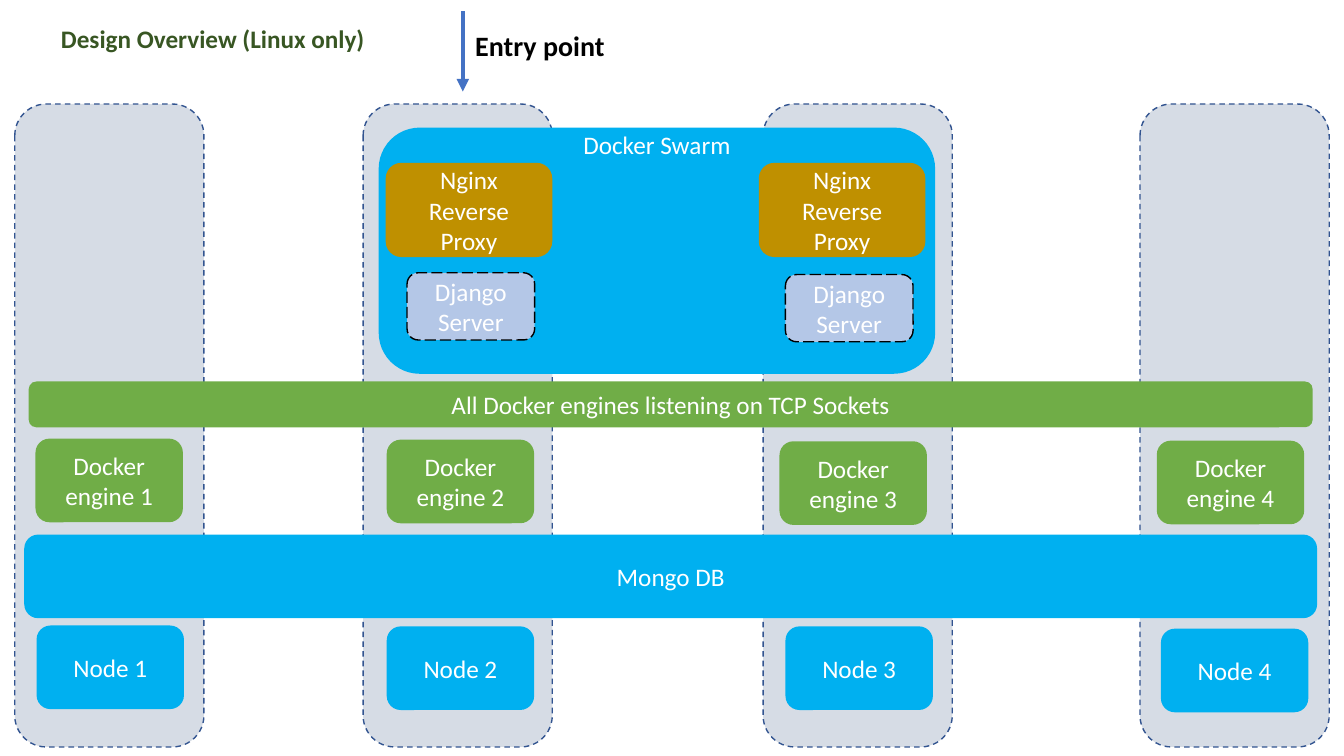
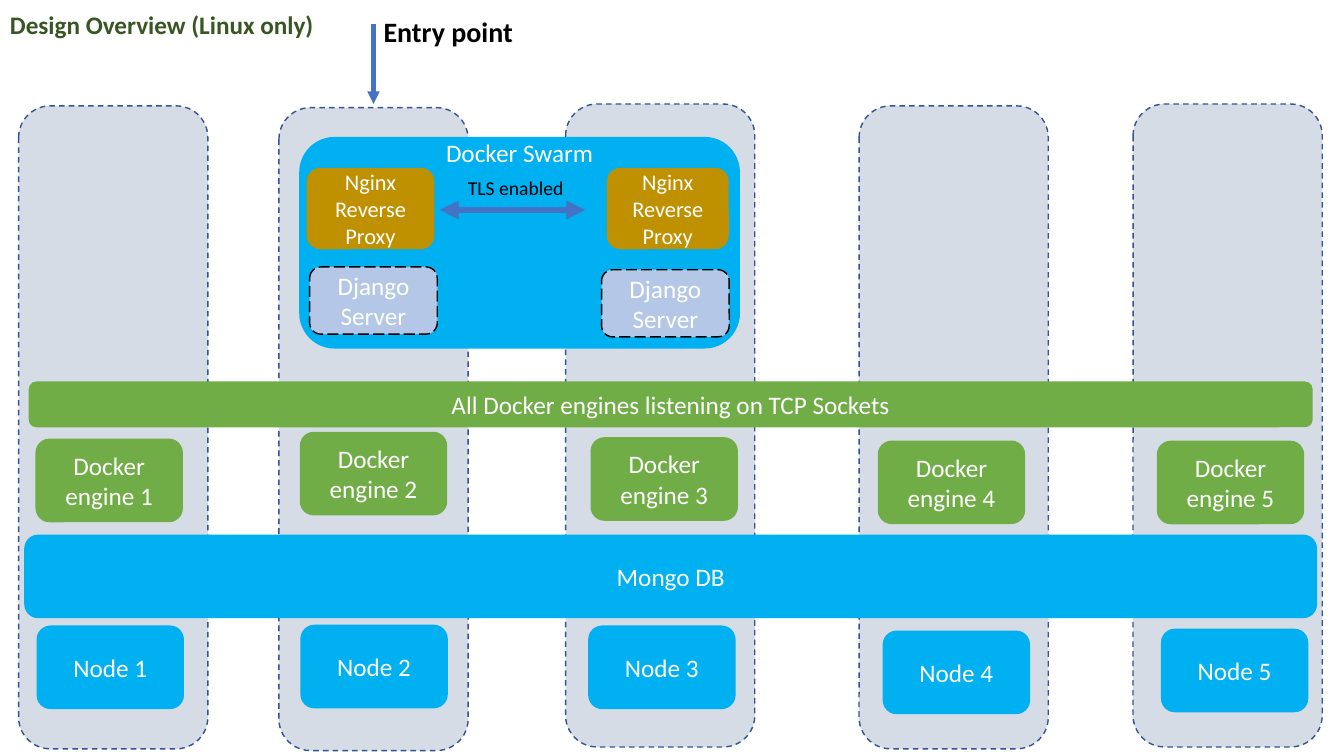
Before and after one commit to VaradBelwalkar/Scalable-Platform-as-a-Service, a slide deck: slide 4 of reference.pptx. Drawn at 1344x756 pixels with LibreOffice and Linux fonts; fonts in the diff are those of the drawing; background and template pictures are left out. Boxes give left, top, right and bottom in pixels: in the first picture for what was removed or moved away, otherwise in the second. Text is boxed around its words. In the diff, an @@ line names an element or a change of style, - is before the commit and + after.

```diff
--- a/reference.pptx
+++ b/reference.pptx
@@ text "Design Overview (Linux only)": place and size @@
-text "Design Overview (Linux only)" at (61, 29, 364, 53)
+text "Design Overview (Linux only)" at (10, 15, 313, 39)
@@ text "Entry point": place and size @@
-text "Entry point" at (475, 36, 605, 61)
+text "Entry point" at (384, 22, 513, 47)
@@ arrow moved from (463, 11) - (463, 92) to (374, 24) - (374, 104) @@
@@ rounded rectangle: place and size @@
-rounded rectangle at (363, 104, 553, 747)
+rounded rectangle at (279, 108, 469, 751)
@@ rounded rectangle: place and size @@
-rounded rectangle at (763, 104, 953, 747)
+rounded rectangle at (566, 104, 755, 747)
@@ rounded rectangle added at (859, 106, 1049, 749), fill #D6DCE5, outline #325491 1 pt dashed @@
@@ rounded rectangle: place and size @@
-rounded rectangle at (1140, 104, 1330, 747)
+rounded rectangle at (1133, 104, 1323, 747)
@@ rounded rectangle "Docker Swarm": place and size @@
-rounded rectangle "Docker Swarm" at (379, 128, 936, 374)
+rounded rectangle "Docker Swarm" at (299, 137, 740, 349)
@@ rounded rectangle "Nginx": place and size @@
-rounded rectangle "Nginx" at (386, 163, 553, 258)
+rounded rectangle "Nginx" at (307, 168, 435, 250)
@@ rounded rectangle "Nginx" at (307, 168, 435, 250): size 18 to 16 pt @@
@@ rounded rectangle "Nginx" at (607, 168, 729, 250): size 18 to 16 pt @@
@@ rounded rectangle "Nginx": place and size @@
-rounded rectangle "Nginx" at (759, 163, 926, 258)
+rounded rectangle "Nginx" at (607, 168, 729, 250)
@@ text added at (468, 181, 563, 195), 14 pt, text #000000 @@
+TLS enabled
@@ double arrow added from (440, 210) to (586, 210), #4472C4 4.5 pt @@
@@ rounded rectangle "Django Server": place and size @@
-rounded rectangle "Django Server" at (407, 273, 535, 341)
+rounded rectangle "Django Server" at (310, 267, 438, 335)
@@ rounded rectangle "Django Server": place and size @@
-rounded rectangle "Django Server" at (785, 274, 913, 342)
+rounded rectangle "Django Server" at (602, 270, 730, 338)
@@ rounded rectangle "Docker engine 2": place and size @@
-rounded rectangle "Docker engine 2" at (387, 440, 534, 523)
+rounded rectangle "Docker engine 2" at (299, 432, 447, 515)
@@ rounded rectangle "Docker engine 3": place and size @@
-rounded rectangle "Docker engine 3" at (779, 442, 927, 525)
+rounded rectangle "Docker engine 3" at (591, 438, 738, 521)
@@ rounded rectangle added at (878, 441, 1025, 524), fill #70AD47, 18 pt, text #FFFFFF @@
+Docker engine 4
@@ text in rounded rectangle at (1187, 459, 1274, 512): text changed @@
-Docker engine 4
+Docker engine 5
@@ rounded rectangle "Node 2": place and size @@
-rounded rectangle "Node 2" at (387, 626, 534, 710)
+rounded rectangle "Node 2" at (300, 625, 448, 709)
@@ rounded rectangle "Node 3": place and size @@
-rounded rectangle "Node 3" at (785, 626, 933, 710)
+rounded rectangle "Node 3" at (589, 626, 736, 710)
@@ rounded rectangle added at (883, 631, 1030, 715), fill #00B0F0, 18 pt, text #FFFFFF @@
+Node 4
@@ text in rounded rectangle at (1198, 662, 1272, 680): text changed @@
-Node 4
+Node 5
```
Also in this commit, not shown: 4 other slides changed, 2 other files.
